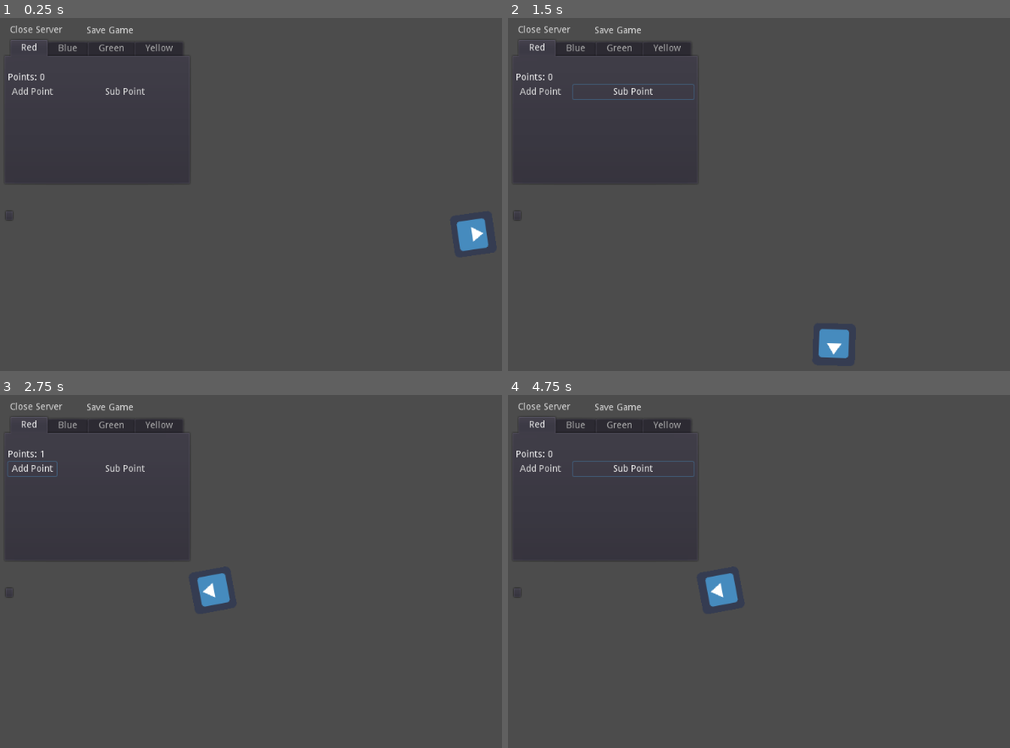
Above: before the commit, frames 1-4 (two rows, left to right).
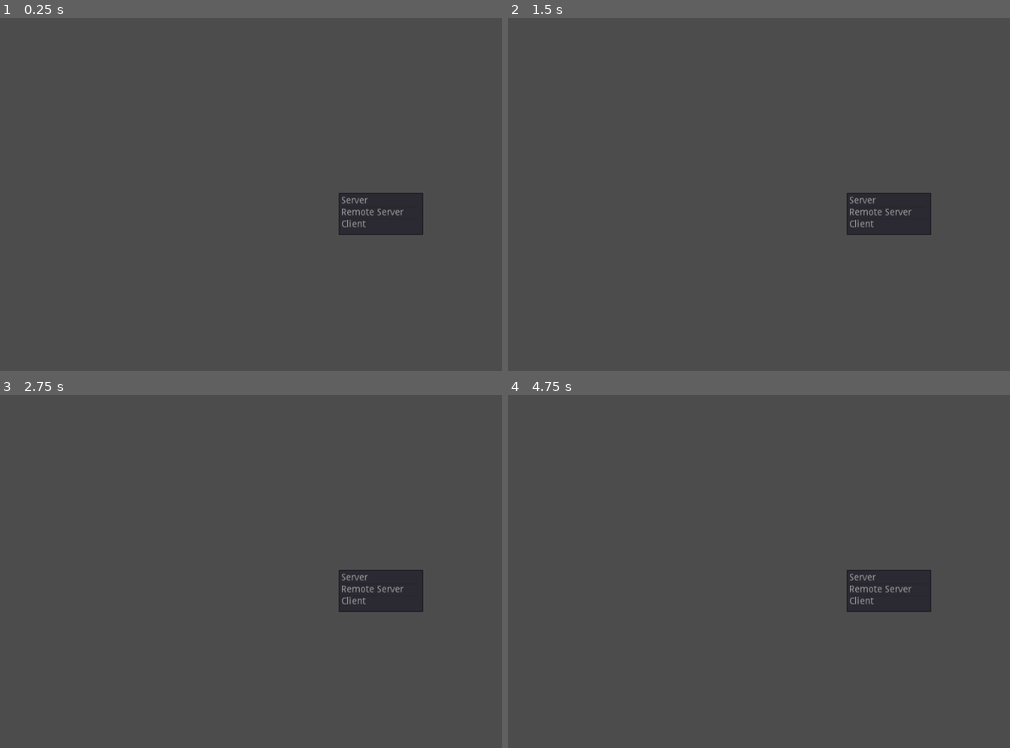
Above: after the commit, the same moments.

Repository: kiesenverseist/discord-game
Game: Godot game, scene res://common/Boot.tscn
Two runs of this game, one before a commit and one after it. Both use one fixed random seed, a clock stepped at 60 frames per second and the inputs below. Before the commit the project starts from res://Server.tscn. The engine's default icon, where the game draws it, is replaced by a stand-in: a white triangle on a blue panel in a dark square.
Inputs (mouse positions are in pixels of both pictures, inside the frame that each line leads up to):
- Up to frame 1 (0.25 s): no input
- Up to frame 2 (1.5 s): click (538, 92) at 0.5 s, where only the run before the commit has a clickable "Add Point"; click (633, 92) at 1.25 s, where only the run before the commit has a clickable "Sub Point"
- Up to frame 3 (2.75 s): click (30, 469) at 2 s, where only the run before the commit has a clickable "Add Point"
- Up to frame 4 (4.75 s): click (633, 469) at 2.75 s, where only the run before the commit has a clickable "Sub Point"; click (538, 469) at 3.5 s, where only the run before the commit has a clickable "Add Point"; click (633, 469) at 4.25 s, where only the run before the commit has a clickable "Sub Point"

The runs differ from the first frame. In frame 1, 3.8% of the frame differs, in the area x 1-98%, y 2-67%; in frame 2, 4.0%, in the area x 1-85%, y 2-97%; in frame 3, 3.9%; in frame 4, 4.0%.

Commit message:
changes for compat
- run bot on main thread
- abstract some stuff to be used between client and servers

Diff:
--- /dev/null
+++ b/discord_sim/common/Boot.gd
@@ -0,0 +1,72 @@
+extends Node
+
+var state : int
+
+var ip
+var port
+
+func _ready():
+	if OS.has_feature("server"):
+		get_tree().change_scene("res://server/Server.tscn")
+	if OS.has_feature("client"):
+		return
+		get_tree().change_scene("res://client/client.tscn")
+
+func _on_menu_item_selected(index : int):
+	state = index
+	match state:
+		0 :
+			$VBoxContainer/Port.show()
+		1, 2 :
+			$VBoxContainer/Port.show()
+			$VBoxContainer/IP.show()
+		_ :
+			pass
+
+	$VBoxContainer/Back.show()
+	$VBoxContainer/Accept.show()
+	$VBoxContainer/Menu.hide()
+
+func _on_Back_pressed():
+	for child in $VBoxContainer.get_children():
+		child.hide()
+	$VBoxContainer/Menu.show()
+
+func _on_Accept_pressed():
+	match state:
+		0 :
+			get_tree().change_scene("res://server/Server.tscn")
+		1 :
+			get_tree().change_scene("res://remote_server/RemoteServer.tscn")
+		2 :
+			pass
+		_ :
+			pass
+
+func _on_IP_changed(new_text : String):
+	if new_text.empty():
+		$VBoxContainer/IP/ColorRect.hide()
+	else:
+		$VBoxContainer/IP/ColorRect.show()
+		if new_text.is_valid_ip_address():
+			$VBoxContainer/IP/ColorRect.color = Color(0,1,0)
+			$VBoxContainer/IP/ColorRect.hint_tooltip = "adress is valid"
+		else:
+			$VBoxContainer/IP/ColorRect.color = Color(1,0,0)
+			$VBoxContainer/IP/ColorRect.hint_tooltip = "invalid adress"
+
+func _on_Port_changed(new_text : String):
+	if new_text.empty():
+		$VBoxContainer/Port/ColorRect.hide()
+	else:
+		$VBoxContainer/Port/ColorRect.show()
+		if new_text.is_valid_integer():
+			if int(new_text) < 65535 and int(new_text) > 1023:
+				$VBoxContainer/Port/ColorRect.color = Color(0,1,0)
+				$VBoxContainer/Port/ColorRect.hint_tooltip = "port given is valid"
+			else:
+				$VBoxContainer/Port/ColorRect.color = Color(1,1,0)
+				$VBoxContainer/Port/ColorRect.hint_tooltip = "port given is out of range"
+		else:
+			$VBoxContainer/Port/ColorRect.color = Color(1,0,0)
+			$VBoxContainer/Port/ColorRect.hint_tooltip = "port given is NAN"
--- /dev/null
+++ b/discord_sim/common/Boot.tscn
@@ -0,0 +1,94 @@
+[gd_scene load_steps=2 format=2]
+
+[ext_resource path="res://common/Boot.gd" type="Script" id=1]
+
+[node name="Boot" type="Node"]
+script = ExtResource( 1 )
+
+[node name="VBoxContainer" type="VBoxContainer" parent="."]
+anchor_left = 0.5
+anchor_right = 0.5
+anchor_bottom = 1.0
+alignment = 1
+
+[node name="Menu" type="ItemList" parent="VBoxContainer"]
+margin_top = 268.0
+margin_right = 128.0
+margin_bottom = 332.0
+grow_horizontal = 2
+grow_vertical = 2
+rect_min_size = Vector2( 128, 64 )
+items = [ "Server", null, false, "Remote Server", null, false, "Client", null, false ]
+auto_height = true
+
+[node name="IP" type="HBoxContainer" parent="VBoxContainer"]
+visible = false
+margin_top = 322.0
+margin_right = 128.0
+margin_bottom = 346.0
+alignment = 1
+
+[node name="Label" type="Label" parent="VBoxContainer/IP"]
+margin_left = 10.0
+margin_top = 5.0
+margin_right = 27.0
+margin_bottom = 19.0
+text = "IP:"
+
+[node name="LineEdit" type="LineEdit" parent="VBoxContainer/IP"]
+margin_left = 31.0
+margin_right = 89.0
+margin_bottom = 24.0
+expand_to_text_length = true
+
+[node name="ColorRect" type="ColorRect" parent="VBoxContainer/IP"]
+visible = false
+margin_left = 93.0
+margin_right = 117.0
+margin_bottom = 24.0
+rect_min_size = Vector2( 24, 24 )
+
+[node name="Port" type="HBoxContainer" parent="VBoxContainer"]
+visible = false
+margin_top = 336.0
+margin_right = 128.0
+margin_bottom = 360.0
+alignment = 1
+
+[node name="Label" type="Label" parent="VBoxContainer/Port"]
+margin_left = 4.0
+margin_top = 5.0
+margin_right = 34.0
+margin_bottom = 19.0
+text = "Port:"
+
+[node name="LineEdit" type="LineEdit" parent="VBoxContainer/Port"]
+margin_left = 38.0
+margin_right = 96.0
+margin_bottom = 24.0
+
+[node name="ColorRect" type="ColorRect" parent="VBoxContainer/Port"]
+visible = false
+margin_left = 100.0
+margin_right = 124.0
+margin_bottom = 24.0
+rect_min_size = Vector2( 24, 24 )
+
+[node name="Accept" type="ToolButton" parent="VBoxContainer"]
+visible = false
+margin_top = 323.0
+margin_right = 128.0
+margin_bottom = 345.0
+text = "Accept"
+
+[node name="Back" type="ToolButton" parent="VBoxContainer"]
+visible = false
+margin_top = 323.0
+margin_right = 128.0
+margin_bottom = 345.0
+text = "Back"
+[connection signal="item_selected" from="VBoxContainer/Menu" to="." method="_on_menu_item_selected"]
+[connection signal="text_changed" from="VBoxContainer/IP/LineEdit" to="." method="_on_IP_changed"]
+[connection signal="text_changed" from="VBoxContainer/Port/LineEdit" to="." method="_on_Port_changed"]
+[connection signal="pressed" from="VBoxContainer/Accept" to="." method="_on_Accept_pressed"]
+[connection signal="pressed" from="VBoxContainer/Back" to="." method="_on_Back_pressed"]
--- /dev/null
+++ b/discord_sim/common/Team.gd
@@ -0,0 +1,30 @@
+extends Resource
+class_name Team
+
+var data = {}
+
+var points setget ,get_points
+var name setget ,get_name
+
+func _init(nam : String):
+	data["name"] = nam
+	data["points"] = 0
+
+func add_points(p : int = 1):
+	data["points"] += p
+
+func get_points() -> int:
+	return data["points"]
+
+func get_name() -> String:
+	return data["name"]
+
+func get_all() -> String:
+	return JSON.print(data)
+
+func set_all(dat : String):
+	var parsed = JSON.parse(dat).result
+
+	#not directley equating incase anything new is not in the old save
+	for key in parsed:
+		data[key] = parsed[key]
--- /dev/null
+++ b/discord_sim/common/User.gd
@@ -0,0 +1,24 @@
+extends Resource
+class_name User
+
+var data = {}
+
+func _init(id : String, nam : String = ""):
+	data["id"] = id
+	data["user_name"] = nam
+
+func set_nick(nick : String):
+	data["nick"] = nick
+
+func set_avatar(avatar : String):
+	data["avatar"] = avatar
+
+func get_all() -> String:
+	return JSON.print(data)
+
+func set_all(dat : String):
+	var parsed = JSON.parse(dat).result
+
+	#not directley equating incase anything new is not in the old save
+	for key in parsed:
+		data[key] = parsed[key]
--- a/discord_sim/project.godot
+++ b/discord_sim/project.godot
@@ -8,15 +8,26 @@
 
 config_version=4
 
-_global_script_classes=[  ]
+_global_script_classes=[ {
+"base": "Resource",
+"class": "Team",
+"language": "GDScript",
+"path": "res://common/Team.gd"
+}, {
+"base": "Resource",
+"class": "User",
+"language": "GDScript",
+"path": "res://common/User.gd"
+} ]
 _global_script_class_icons={
-
+"Team": "",
+"User": ""
 }
 
 [application]
 
 config/name="Discord Game"
-run/main_scene="res://Server.tscn"
+run/main_scene="res://common/Boot.tscn"
 run/main_scene.server="res://server/Server.tscn"
 
 [debug]
--- a/discord_sim/remote_server/Data.gd
+++ b/discord_sim/remote_server/Data.gd
@@ -1,23 +1,30 @@
 extends Node
 
-remotesync var _networked_teams setget set_networked_teams
+var teams : Dictionary = {} setget set_teams, get_teams
+var users : Dictionary = {} setget set_users, get_users
 
-var teams = {} setget set_teams, get_teams
-var users = {} setget set_users, get_users
+func set_teams(t_dict : Dictionary = teams):
+	var t_data : Dictionary
+	for t in t_dict:
+		t_data[t] = t_dict[t].get_all()
+	var t_str = JSON.print(t_data)
+	rpc("set_networked_teams", t_str)
+	printt("setting teams from remote", t_str)
 
-func set_teams(t = teams):
-	rset("networked_teams", t)
-	printt("setting teams", t)
+remotesync func set_networked_teams(t_str : String):
+	var t = JSON.parse(t_str).result
+	for team in t:
+		var t_new = Team.new(team)
+		t_new.set_all(t[team])
+		teams[team] = t_new
 
-func set_networked_teams(t):
-	teams = t
-	_networked_teams = t
+	printt("teams set by server", t)
 
-func get_teams():
+func get_teams() -> Dictionary:
 	return teams
 
-func set_users(u = users):
+func set_users(u : Dictionary = users):
 	rset("users", u)
 
-func get_users():
+func get_users() -> Dictionary:
 	return users
--- a/discord_sim/server/Data.gd
+++ b/discord_sim/server/Data.gd
@@ -1,6 +1,4 @@
 extends Node
-
-remotesync var _networked_teams setget set_networked_teams
 
 var teams = {}
 var users = {}
@@ -19,11 +17,11 @@
 		teams["Yellow"] = Team.new("Yellow")
 	savefile.close()
 
-	get_tree().create_timer(3600).connect("timeout", self, "autosave")
+	get_tree().create_timer(1800).connect("timeout", self, "autosave")
 
 func autosave():
 	save_all()
-	get_tree().create_timer(3600).connect("timeout", self, "autosave")
+	get_tree().create_timer(1800).connect("timeout", self, "autosave")
 
 master func save_all():
 	var data = {}
@@ -81,74 +79,31 @@
 func set_data(type, id, property, value):
 	pass
 
-func set_teams(t = teams):
-	rset("networked_teams", t)
-	printt("setting teams", t)
+func set_teams(t_dict : Dictionary = teams):
+	var t_data : Dictionary
+	for t in t_dict:
+		t_data[t] = t_dict[t].get_all()
+	var t_str = JSON.print(t_data)
+	rpc("set_networked_teams", t_str)
+	printt("setting teams from server", t_str)
 
-func set_networked_teams(t):
-	teams = t
-	_networked_teams = t
+remotesync func set_networked_teams(t_str : String):
+	var t = JSON.parse(t_str).result
+	for team in t:
+		var t_new = Team.new(team)
+		t_new.set_all(t[team])
+		teams[team] = t_new
+	printt("teams set by remote", t)
 
-func get_teams():
+func get_teams() -> Dictionary:
 	return teams
 
 func set_users(u):
 	rset("users", u)
 
-func get_users():
+func get_users() -> Dictionary:
 	return users
 
-class Team:
-	var data = {}
-
-	var points setget ,get_points
-	var name setget ,get_name
-
-	func _init(nam : String):
-		data["name"] = nam
-		data["points"] = 0
-
-	func add_points(p : int = 1):
-		data["points"] += p
-
-	func get_points() -> int:
-		return data["points"]
-
-	func get_name() -> String:
-		return data["name"]
-
-	func get_all() -> String:
-		return JSON.print(data)
-
-	func set_all(dat : String):
-		var parsed = JSON.parse(dat).result
-
-		#not directley equating incase anything new is not in the old save
-		for key in parsed:
-			data[key] = parsed[key]
-
-class User:
-	var data = {}
-
-	func _init(id : String, nam : String = ""):
-		data["id"] = id
-		data["user_name"] = nam
-
-	func set_nick(nick : String):
-		data["nick"] = nick
-
-	func set_avatar(avatar : String):
-		data["avatar"] = avatar
-
-	func get_all() -> String:
-		return JSON.print(data)
-
-	func set_all(dat : String):
-		var parsed = JSON.parse(dat).result
-
-		#not directley equating incase anything new is not in the old save
-		for key in parsed:
-			data[key] = parsed[key]
 
 master func close_server():
 	ws.close()
--- a/discord_sim/server/Server.gd
+++ b/discord_sim/server/Server.gd
@@ -12,6 +12,9 @@
 
 	get_tree().connect("network_peer_connected",self, "client_connected")
 	get_tree().connect("network_peer_disconnected",self, "client_disconnected")
+
+	for c in [$Websocket, $Data, $Discord]:
+		c.set_network_master(1)
 
 func client_connected(id):
 	print("client connected", id)
Not shown, changed: discord_bot/main.py
